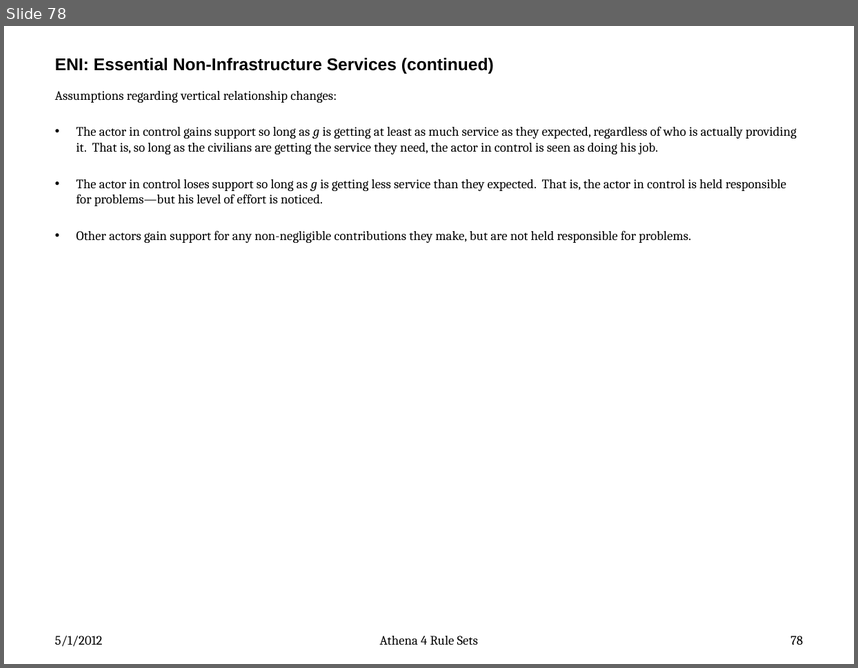
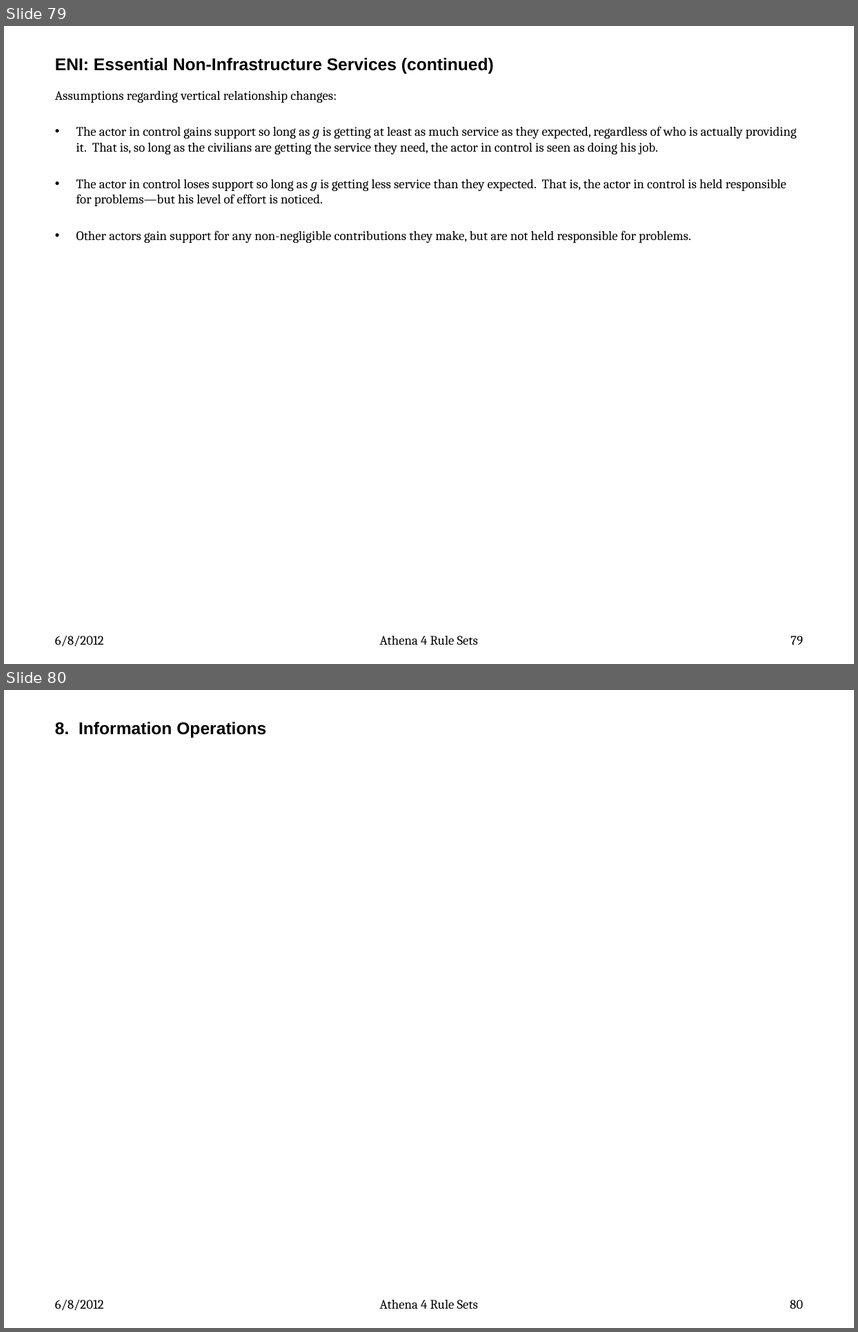
Before and after one commit to AthenaModel/athena-legacy, a slide deck: docs/dev/rules.pptx. Shown one above the other, each under a label of ours: slide 78 before the commit, slides 79 and 80 after it. The pictures are 858x668 and 858x1332 pixels, drawn with LibreOffice and Linux fonts; fonts in the diff are those of the drawing; grey boxes stand for pictures. Boxes give left, top, right and bottom in pixels: in the first picture for what was removed or moved away, otherwise in the second. Text is boxed around its words. In the diff, an @@ line names an element or a change of style, - is before the commit and + after.

Commit message:
Added the IOM rule set, as it currently exists, to the Rules document.

```diff
--- a/docs/dev/rules.pptx
+++ b/docs/dev/rules.pptx
@@ slide 80 added at [4, 690, 854, 1328], background #FFFFFF @@
@@ title added at [55, 722, 266, 738], 14.4 pt, text #000000, bold @@
+8. Information Operations
@@ text added at [55, 1299, 104, 1310], 11 pt, text #000000 @@
+6/8/2012
@@ text added at [380, 1299, 478, 1309], 11 pt, text #000000 @@
+Athena 4 Rule Sets
@@ page number added at [790, 1299, 803, 1308], 11 pt, text #000000 @@
+80
@@ what was slide 78 is now slide 79 @@
@@ slide 79 changed as well @@
@@ text at [55, 635, 104, 646]: text changed @@
-5/1/2012
+6/8/2012
@@ page number at [791, 635, 803, 644]: text changed @@
-78
+79
```
Also in this commit, not shown: 79 other slides changed, 2 other slides added.
